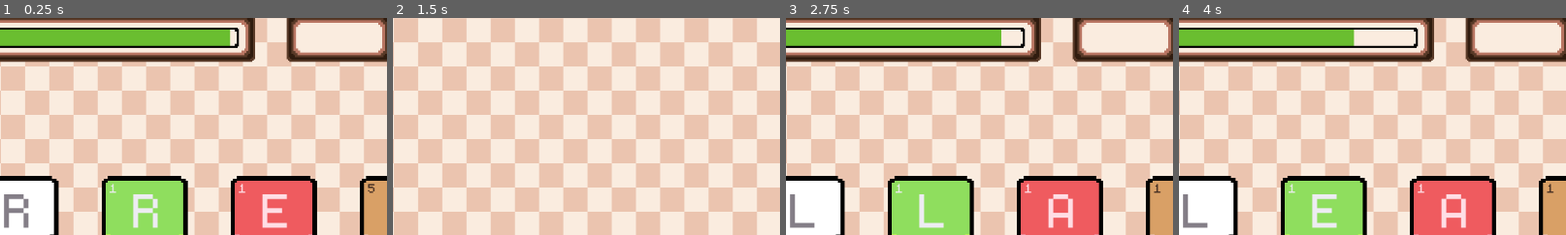
Above: before the commit, frames 1-4 (left to right).
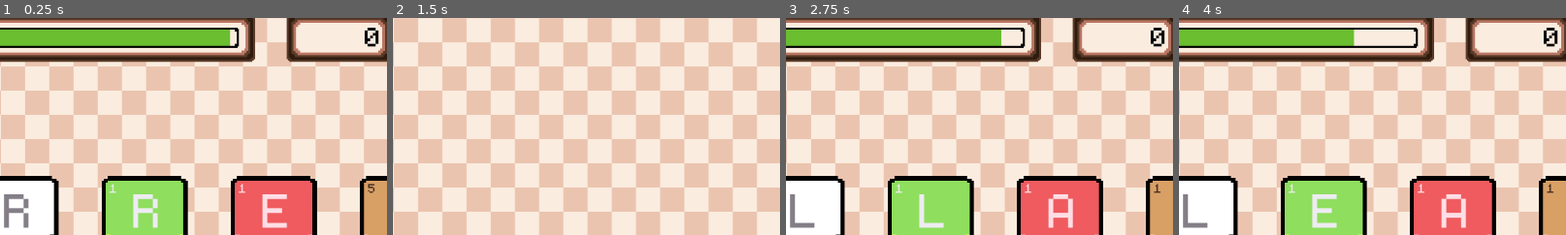
Above: after the commit, the same moments.

Repository: lohchness/Swivle
Game: Godot game, scene res://scenes/Game.tscn
Two runs of this game, one before a commit and one after it. Both use one fixed random seed, a clock stepped at 60 frames per second and the inputs below.
Inputs (mouse positions are % of the whole screen's width and height, from its top left):
- Up to frame 1 (0.25 s): no input
- Up to frame 2 (1.5 s): tap Enter (DEBUG_END) at 0.5 s; move the mouse to (8, 60) at 0.52 s; tap Space (Pivot) at 0.6, 1.25 s; click (8, 60) at 0.67 s; right-click (8, 60) at 0.8 s; move the mouse to (30, 55) at 1.27 s; right-click (30, 55) at 1.35 s; click (30, 55) at 1.42 s
- Up to frame 3 (2.75 s): tap Space (Pivot) at 1.55 s; tap Enter (DEBUG_END) at 2 s; move the mouse to (60, 28) at 2.02 s; tap 5 (FIVE) at 2.1 s; click (60, 28) at 2.17 s; right-click (60, 28) at 2.3 s
- Up to frame 4 (4 s): move the mouse to (24, 60) at 2.77 s; tap 4 (FOUR) at 2.85 s; click (24, 60) at 2.92 s; tap Space (Pivot) at 3.05 s; move the mouse to (41, 60) at 3.52 s; tap 1 (ONE) at 3.6 s; click (41, 60) at 3.67 s; right-click (41, 60) at 3.8 s
The pictures show only the part of the screen within x 39-89%, y 13-63%; the shares and areas given below are measured in that part.

The runs differ from the first frame. In frame 1, 0.2% of the frame differs, in the area x 94-98%, y 4-14%; in frame 2, nothing differs; in frame 3, 0.2%; in frame 4, 0.2%.
Error before the commit: Invalid assignment of property or key 'text' with value of type 'String' on a base object of type 'null instance'. (res://scripts/Game.gd:46)

Commit message:
chore: static and non-inferred typing

Diff:
--- a/scenes/TopBar.gd
+++ b/scenes/TopBar.gd
@@ -9,7 +9,7 @@
 	off_screen = base_position
 
 
-func _process(delta) -> void:
+func _process(delta: float) -> void:
 	position = lerp(position, off_screen, 20 * delta)
 
 
--- a/scripts/CountdownBar.gd
+++ b/scripts/CountdownBar.gd
@@ -26,7 +26,7 @@
 	target_percentage = percentage
 
 
-func _process(delta) -> void:
+func _process(delta: float) -> void:
 	percentage -= curr_rate * delta / 100
 
 	# Percentage
@@ -57,13 +57,13 @@
 		change_rate(START_RATE)
 
 
-func add_time(num_letters) -> void:
+func add_time(num_letters: int) -> void:
 	percentage += add_progress * num_letters
 
 	update_rate()
 
 
-func change_rate(to) -> void:
+func change_rate(to: int) -> void:
 	curr_rate = to
 
 
--- a/scripts/Game.gd
+++ b/scripts/Game.gd
@@ -8,7 +8,7 @@
 
 @onready var hand: Hand = $Hand
 @onready var processor: Processor = $WordProcessor
-@onready var score_counter: Label = $TopBar/score_counter
+@onready var score_counter: Label = $TopBar/ScoreCounter
 @onready var timer: CountdownBar = $TopBar/Timer
 
 
@@ -47,7 +47,7 @@
 
 
 func check_word(word: String, score: int) -> void:
-	var result = processor.all.find(word)
+	var result: int = processor.all.find(word)
 	if result == -1:
 		hand.invalid_word()
 	else:  # Correct word
--- a/scripts/Hand.gd
+++ b/scripts/Hand.gd
@@ -10,18 +10,18 @@
 var keys: Array[Key]
 var selected_keys: Array[int] = []
 
-var x_offset = 25  # Initial position
+var x_offset: int = 25  # Initial position
 var base_position: Vector2
 var off_screen: Vector2  # Offset when game is over
 
-@onready var winsize = get_viewport().size
-@onready var key_scene = preload("res://scenes/key.tscn")
+@onready var winsize: Vector2 = get_viewport().size
+@onready var key_scene: PackedScene = preload("res://scenes/key.tscn")
 
 
 func _ready() -> void:
 	# Initialize 6 Keys in Hand
-	for i in range(NUM_KEYS):
-		var newkey = key_scene.instantiate()
+	for i: int in range(NUM_KEYS):
+		var newkey: Key = key_scene.instantiate()
 		add_child(newkey)
 		keys.append(newkey)
 		# Update hand position (look below)
@@ -35,7 +35,7 @@
 	off_screen = base_position
 
 
-func _process(delta) -> void:
+func _process(delta: float) -> void:
 	if Input.is_action_just_pressed("Pivot"):
 		if can_pivot(selected_keys):
 			pivot(selected_keys[0], selected_keys[1])
@@ -43,12 +43,12 @@
 	if Input.is_action_just_pressed("Submit"):
 		selected_keys.sort()
 		if can_submit(selected_keys):
-			var str = get_hand_string(selected_keys.min(), selected_keys.max())
-			var score = get_score()
+			var str: String = get_hand_string(selected_keys.min(), selected_keys.max())
+			var score: int = get_score()
 			check_words.emit(str, score)
 
 	if Input.is_action_just_pressed("Release"):
-		for i in keys:
+		for i: Key in keys:
 			i.deselect()
 
 	if Input.is_action_just_pressed("ONE"):
@@ -71,11 +71,11 @@
 func valid_word() -> void:
 	# Update Key array
 	var tmpkeys: Array[Key] = []
-	for i in range(len(keys)):
+	for i: int in range(len(keys)):
 		if i not in selected_keys:
 			tmpkeys.append(keys[i])
 
-	for i in selected_keys:
+	for i: int in selected_keys:
 		keys[i].disappear()
 
 	keys = tmpkeys
@@ -86,8 +86,8 @@
 
 
 func append_letters(letters: String) -> void:
-	for i in letters:
-		var newkey = key_scene.instantiate()
+	for i: String in letters:
+		var newkey: Key = key_scene.instantiate()
 		add_child(newkey)
 		keys.append(newkey)
 		newkey.position = Vector2(x_offset + winsize.x, winsize.y / 2)
@@ -101,7 +101,7 @@
 
 # Invalid word
 func invalid_word() -> void:
-	for i in selected_keys:
+	for i: int in selected_keys:
 		keys[i].wiggle()
 
 
@@ -114,39 +114,39 @@
 
 
 func deselect_all() -> void:
-	for i in keys:
+	for i: Key in keys:
 		i.deselect()
 
 
 func set_hand_string(word: String) -> void:
-	for i in range(len(word)):
+	for i: int in range(len(word)):
 		keys[i].set_letter(word[i])
 
 
 func get_hand_string_all() -> String:
-	var str = ""
-	for i in keys:
+	var str: String = ""
+	for i: Key in keys:
 		str += i.get_letter()
 	return str
 
 
 func get_hand_string(from: int, to: int) -> String:
-	var str = ""
-	for i in range(from, to + 1):
+	var str: String = ""
+	for i: int in range(from, to + 1):
 		str += keys[i].get_letter()
 	return str
 
 
 func pivot(start: int, end: int) -> void:  # Indexes of keys. Start < End. Is 0-indexed.
 	pivoted.emit()
-	var tmp1 = max(start, end)
-	var tmp2 = min(start, end)
+	var tmp1: int = max(start, end)
+	var tmp2: int = min(start, end)
 	start = tmp2
 	end = tmp1
 	assert(len(keys) > end)
 
 	while end - start > 0:
-		var tmp = keys[start]
+		var tmp: Key = keys[start]
 		keys[start] = keys[end]
 		keys[end] = tmp
 		start += 1
@@ -157,7 +157,7 @@
 
 
 func update_hand_positions() -> void:
-	for i in range(len(keys)):
+	for i: int in range(len(keys)):
 		keys[i].number = i
 		keys[i].set_base_position(Vector2(x_offset + (i * winsize.x / NUM_KEYS), winsize.y / 2))
 
@@ -168,24 +168,24 @@
 	#keys[i].number = i
 
 
-func is_consecutive(selected_keys) -> bool:
-	for i in range(len(selected_keys) - 1):
+func is_consecutive(selected_keys: Array[int]) -> bool:
+	for i: int in range(len(selected_keys) - 1):
 		if selected_keys[i + 1] - selected_keys[i] != 1:
 			return false
 	return true
 
 
-func can_submit(selected_keys) -> bool:
+func can_submit(selected_keys: Array[int]) -> bool:
 	return len(selected_keys) > 2 and is_consecutive(selected_keys)
 
 
-func can_pivot(selected_keys) -> bool:
+func can_pivot(selected_keys: Array[int]) -> bool:
 	return len(selected_keys) == 2
 
 
 func get_score() -> int:
-	var sum = 0
-	for i in selected_keys:
+	var sum: int = 0
+	for i: int in selected_keys:
 		sum += keys[i].get_score()
 	return sum
 
--- a/scripts/Key.gd
+++ b/scripts/Key.gd
@@ -5,10 +5,10 @@
 signal deselect_signal(number: int)
 signal is_removed(number: int)
 
-const TOP = 0
-const EDGE = 1
-const SIDE = 2
-const FONT = 3
+const TOP: int = 0
+const EDGE: int = 1
+const SIDE: int = 2
+const FONT: int = 3
 
 const SELECTED_PIXELS: int = 50  # amount of pixels to be raised when selected
 
@@ -24,7 +24,7 @@
 
 var curr_scale: Vector2
 var base_scale: Vector2
-var zoom_in_scalar = 1.1
+var zoom_in_scalar: float = 1.1
 
 var letter_points: Dictionary[int, Array] = {
 	1: ["E", "A", "I", "O", "N", "R", "T", "L", "S", "U"],
@@ -48,7 +48,7 @@
 	[Color("ffffff"), Color("404040"), Color("9f9f9f"), Color("847e87")],  # White
 	[Color("ac3232"), Color("721212"), Color("bf263c"), Color("db6c76")],  # Red
 ]
-var shade_color := Color("000000", .5)  # Grayscale with alpha value 133
+var shade_color: Color = Color("000000", .5)  # Grayscale with alpha value 133
 
 @onready var letter: Label = $Letter
 @onready var score: Label = $Score
@@ -73,7 +73,7 @@
 	score.set("theme_override_colors/font_color", color[FONT])
 
 
-func _physics_process(delta) -> void:
+func _physics_process(delta: float) -> void:
 	if selected:
 		position = lerp(position, base_position - Vector2(0, SELECTED_PIXELS), 25 * delta)
 		# FIXME: Lerps to position slightly above shade_base_position
@@ -102,7 +102,7 @@
 		queue_free()
 
 
-func _on_area_2d_input_event(_viewport, event, _shape_idx) -> void:
+func _on_area_2d_input_event(_viewport: Node, event: InputEvent, _shape_idx: int) -> void:
 	# Prevents from triggering twice in one frames
 	if event is InputEventMouseButton and event.button_index == MOUSE_BUTTON_LEFT and event.pressed:
 		self.on_click()
@@ -151,7 +151,7 @@
 
 
 func set_score() -> void:
-	for point in letter_points:
+	for point: int in letter_points:
 		if letter.text in letter_points[point]:
 			score.text = str(point)
 
--- a/scripts/Processor.gd
+++ b/scripts/Processor.gd
@@ -1,7 +1,7 @@
 class_name Processor
 extends Node2D
 
-const NUM_KEYS = 6
+const NUM_KEYS: int = 6
 
 var all: Array[String]
 var threes: Array[String]
@@ -9,15 +9,15 @@
 var fives: Array[String]
 var sixes: Array[String]
 
-@onready var filtered_words = "res://assets/filtered.txt"
+@onready var filtered_words: String = "res://assets/filtered.txt"
 
 
-func _ready():
+func _ready() -> void:
 	load_file()
 	randomize()
 
 
-func load_file():
+func load_file() -> void:
 	var f: FileAccess = FileAccess.open(filtered_words, FileAccess.READ)
 	while not f.eof_reached():
 		var line: String = f.get_line().strip_edges()
@@ -34,7 +34,7 @@
 	f.close()
 
 
-func get_next_string(letters):
+func get_next_string(letters: String) -> String:
 	print("-----------------------")
 	var remaining_letters: int = NUM_KEYS - len(letters)
 	var chosen: String = ""
@@ -45,15 +45,19 @@
 		print("Chosen (no letters): " + chosen)
 	else:
 		print(str(remaining_letters) + " letters remaining! Choosing a word.")
-		var filtered: Array[String] = all.filter(func(x): return len(x) <= remaining_letters)
+		var filtered: Array = all.filter(
+			func(x: String) -> bool: return len(x) <= remaining_letters
+		)
 		if randi_range(0, 1):
 			# Random word
 			chosen = filtered.pick_random()
 			print("Chosen Random Word (no shared): " + chosen)
 		else:
 			# Random word with at least one shared letter.
-			var filtered_more = filtered.filter(func(x): return any(letters, x))
-			var word = filtered_more.pick_random()
+			var filtered_more: Array[String] = filtered.filter(
+				func(x: String) -> bool: return any(letters, x)
+			)
+			var word: String = filtered_more.pick_random()
 			print("Chosen Random Word (shared letter): " + word)
 			chosen = string_difference(letters, word)
 			print("Chosen Word After Diff: " + chosen)
@@ -77,8 +81,8 @@
 	return chosen + rest_str
 
 
-func any(letters: String, word: String):
-	for i in letters:
+func any(letters: String, word: String) -> bool:
+	for i: String in letters:
 		if i in word:
 			return true
 	return false
@@ -87,7 +91,7 @@
 func string_difference(word1: String, word2: String) -> String:
 	# TODO : There may be more than one occurence, change it so that it only does it N times
 	var newstr: String = ""
-	for i in word2:
+	for i: String in word2:
 		if i not in word1:
 			newstr += i
 		else:
@@ -95,16 +99,16 @@
 	return newstr
 
 
-func pick_random_n(word: String, n: int):
+func pick_random_n(word: String, n: int) -> String:
 	var newstr: String = ""
-	for i in range(n):
+	for i: int in range(n):
 		newstr += word[randi_range(0, len(word) - 1)]
 	return newstr
 
 
-func shuffle_string(s):
+func shuffle_string(s: String) -> String:
 	var a: Array[String] = []
-	for c in s:
+	for c: String in s:
 		a.append(c)
 	a.shuffle()
 	return "".join(a)
